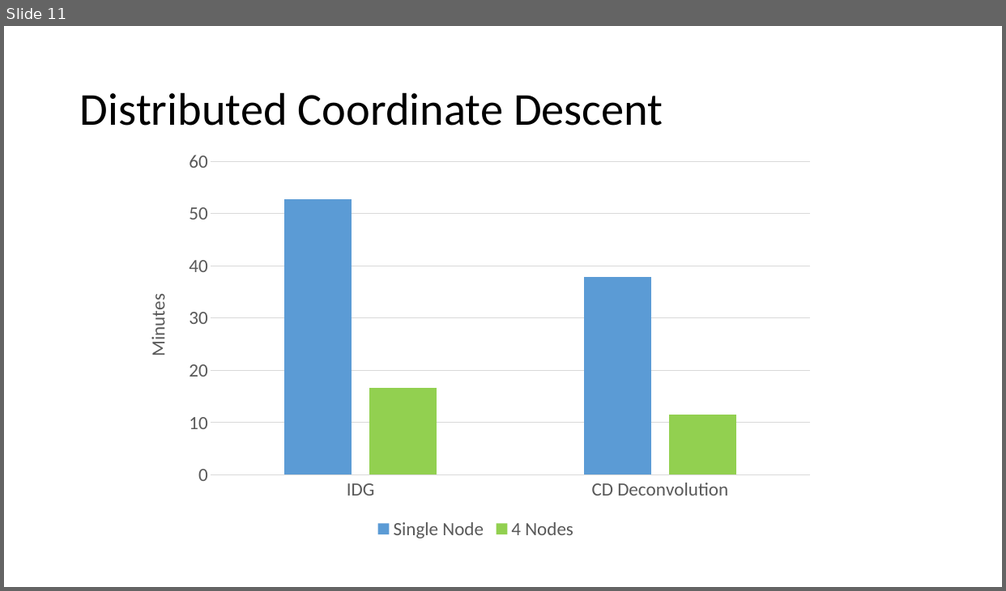
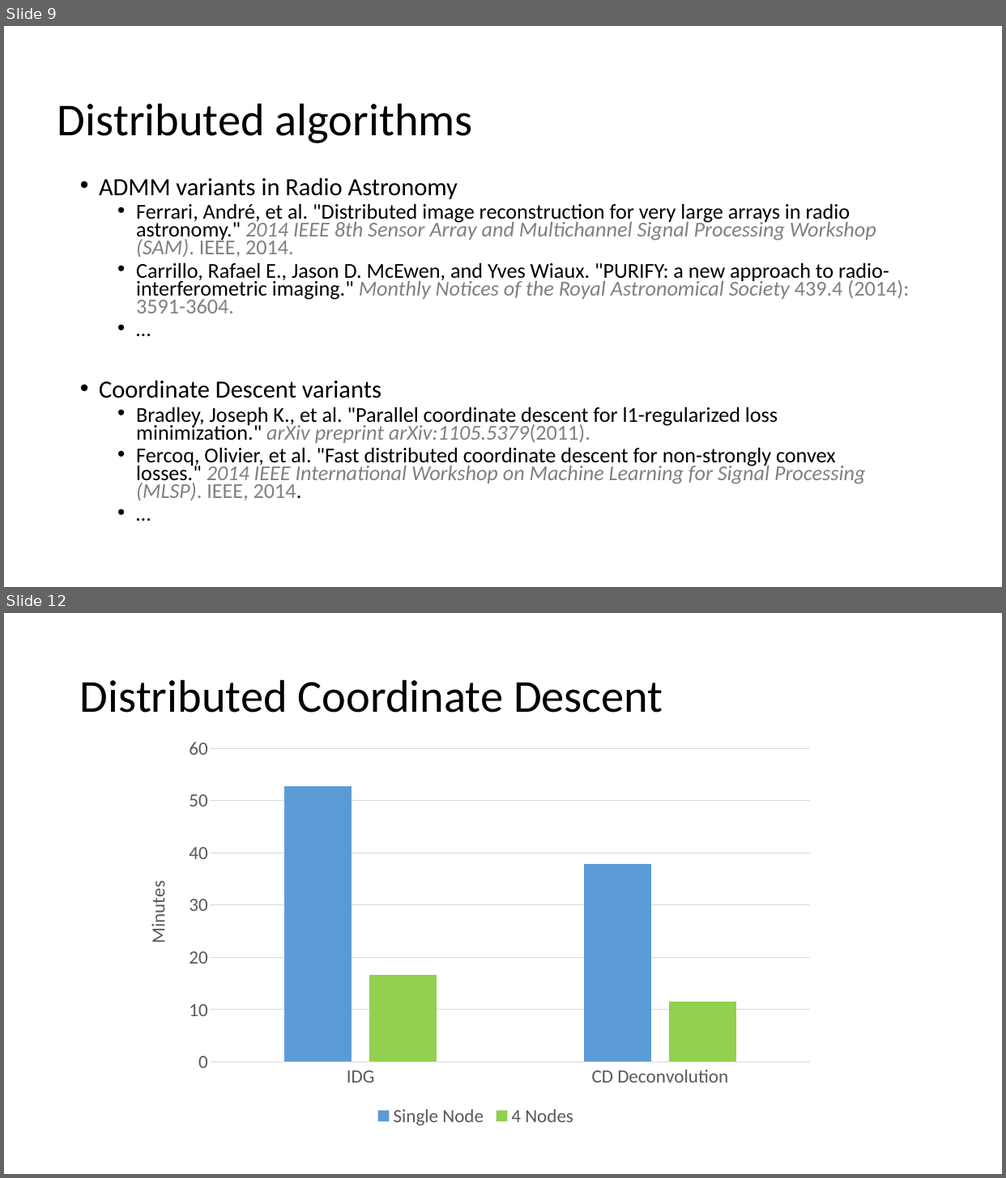
Before and after one commit to lord-blueberry/p9-doc, a slide deck: SKA-Days/pp.pptx. Shown one above the other, each under a label of ours: slide 11 before the commit, slides 9 and 12 after it; the slides between them are not shown. The pictures are 1006x591 and 1006x1178 pixels, drawn with LibreOffice and Linux fonts; fonts in the diff are those of the drawing. Boxes give left, top, right and bottom in pixels: in the first picture for what was removed or moved away, otherwise in the second. Text is boxed around its words. In the diff, an @@ line names an element or a change of style, - is before the commit and + after.

```diff
--- a/SKA-Days/pp.pptx
+++ b/SKA-Days/pp.pptx
@@ slide 9 added at [4,26,1002,587], background #FFFFFF @@
@@ title added at [57,103,473,143], 44 pt, text #000000 @@
+Distributed algorithms
@@ text added at [99,177,909,501], 20.4 pt, text #000000 @@
+• ADMM variants in Radio Astronomy
+  • Ferrari, André, et al. "Distributed image reconstruction for very large arrays in radio astronomy." 2014 IEEE 8th Sensor Array and Multichannel Signal Processing Workshop (SAM). IEEE, 2014.
+  • Carrillo, Rafael E., Jason D. McEwen, and Yves Wiaux. "PURIFY: a new approach to radio-interferometric imaging." Monthly Notices of the Royal Astronomical Society 439.4 (2014): 3591-3604.
+  • …
+• Coordinate Descent variants
+  • Bradley, Joseph K., et al. "Parallel coordinate descent for l1-regularized loss minimization." arXiv preprint arXiv:1105.5379(2011).
+  • Fercoq, Olivier, et al. "Fast distributed coordinate descent for non-strongly convex losses." 2014 IEEE International Workshop on Machine Learning for Signal Processing (MLSP). IEEE, 2014.
+  • …
@@ what was slide 11 is now slide 12 @@
```
Also in this commit, not shown: 9 slides changed, 3 other slides added, 1 slide removed, 5 other files.
